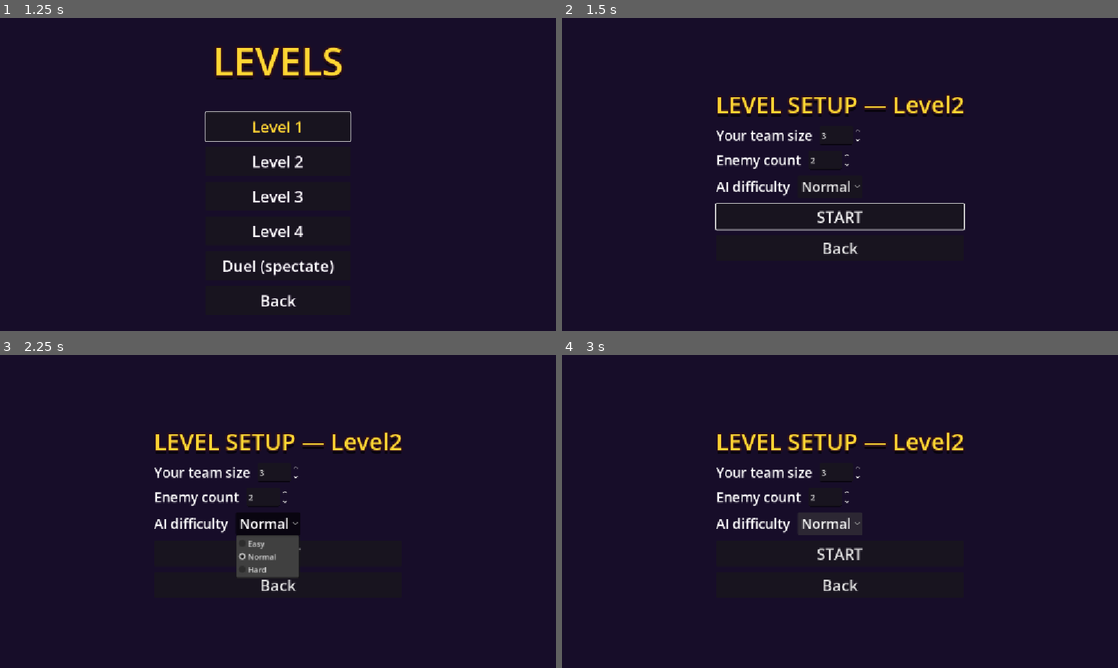
Above: before the commit, frames 1-4 (two rows, left to right).
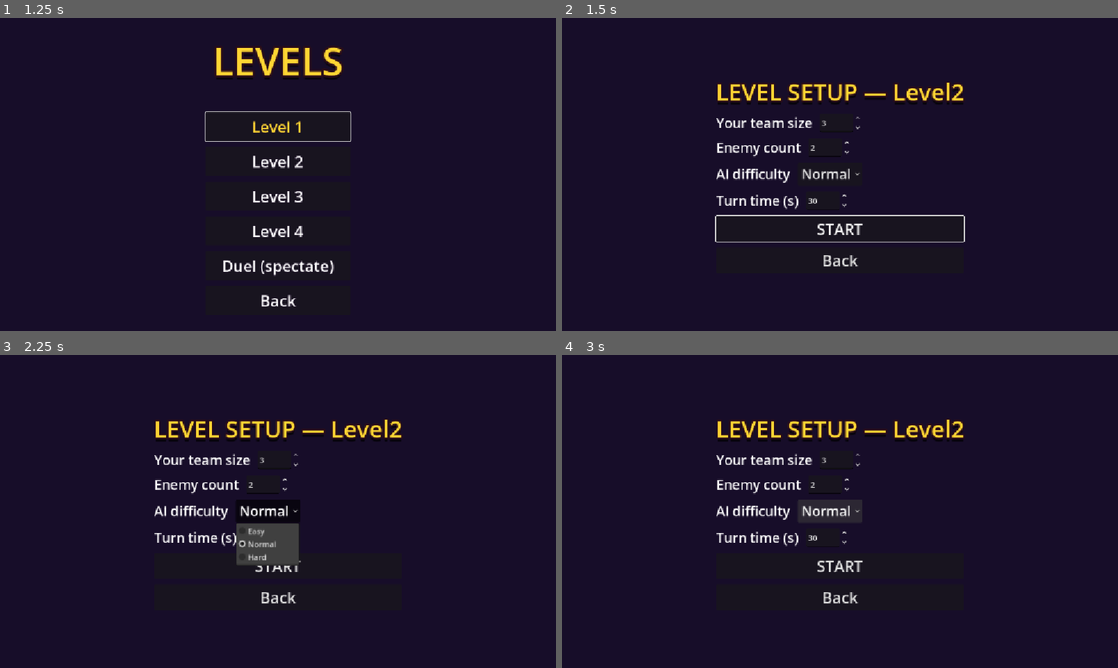
Above: after the commit, the same moments.

Repository: SDVGames-Studio/forms
Game: Godot game, scene res://Main.tscn
Two runs of this game, one before a commit and one after it. Both use one fixed random seed, a clock stepped at 60 frames per second and the inputs below.
Inputs:
- Up to frame 1 (1.25 s): click "New game" at 0.5 s
- Up to frame 2 (1.5 s): click "Level 2" at 1.25 s
- Up to frame 3 (2.25 s): click "Normal" at 2 s
- Up to frame 4 (3 s): click "Normal" at 2.75 s

Frame 1 is identical in both runs. In frame 2, 5.8% of the frame differs, in the area x 27-73%, y 20-80%; in frame 3, 5.6%; in frame 4, 5.4%.

Commit message:
feat(config): make turn time a level parameter (#192)
GameConfig gains a turn_time setting (default 30 s), the level
configuration menu gets a 'Turn time (s)' spin box (5-120, step 5),
and TurnController reads GameConfig.turn_time when a turn starts,
falling back to the built-in default for unset/invalid values.

Diff:
--- a/LevelConfigMenu.gd
+++ b/LevelConfigMenu.gd
@@ -10,6 +10,7 @@
 @onready var _team_size: SpinBox = %TeamSizeSpinBox
 @onready var _enemy_count: SpinBox = %EnemyCountSpinBox
 @onready var _difficulty: OptionButton = %DifficultyOptionButton
+@onready var _turn_time: SpinBox = %TurnTimeSpinBox
 @onready var _start_button: Button = %StartButton
 @onready var _back_button: Button = %BackButton
 
@@ -18,11 +19,13 @@
 	_team_size.value_changed.connect(func(value: float) -> void: GameConfig.team_size = int(value))
 	_enemy_count.value_changed.connect(func(value: float) -> void: GameConfig.enemy_count = int(value))
 	_difficulty.item_selected.connect(func(index: int) -> void: GameConfig.difficulty = index)
+	_turn_time.value_changed.connect(func(value: float) -> void: GameConfig.turn_time = value)
 	_start_button.pressed.connect(_on_start_pressed)
 	_back_button.pressed.connect(_on_back_pressed)
 	_team_size.set_value_no_signal(GameConfig.team_size)
 	_enemy_count.set_value_no_signal(GameConfig.enemy_count)
 	_difficulty.select(GameConfig.difficulty)
+	_turn_time.set_value_no_signal(GameConfig.turn_time)
 	if GameConfig.level_path.is_empty():
 		# Opened directly (e.g. from the editor): fall back to level 1.
 		GameConfig.level_path = "res://Level.tscn"
--- a/LevelConfigMenu.tscn
+++ b/LevelConfigMenu.tscn
@@ -94,6 +94,24 @@
 popup/item_2/text = "Hard"
 popup/item_2/id = 2
 
+[node name="TurnTimeRow" type="HBoxContainer" parent="Menu/Rows"]
+layout_mode = 2
+theme_override_constants/separation = 16
+
+[node name="TurnTimeLabel" type="Label" parent="Menu/Rows/TurnTimeRow"]
+layout_mode = 2
+theme_override_font_sizes/font_size = 28
+text = "Turn time (s)"
+
+[node name="TurnTimeSpinBox" type="SpinBox" parent="Menu/Rows/TurnTimeRow"]
+unique_name_in_owner = true
+layout_mode = 2
+theme_override_font_sizes/font_size = 28
+min_value = 5.0
+max_value = 120.0
+step = 5.0
+value = 30.0
+
 [node name="StartButton" type="Button" parent="Menu/Rows"]
 unique_name_in_owner = true
 layout_mode = 2
--- a/TurnController.gd
+++ b/TurnController.gd
@@ -8,6 +8,8 @@
 ## ends the turn (after a short follow-up delay), as does the timer or the
 ## active character dying. The game runs until only one team is alive.
 
+## Issue #192: default fallback; the configured value lives in
+## GameConfig.turn_time (level configuration menu).
 const TURN_TIME := 30.0
 const AFTER_SHOT_DELAY := 1.5
 const ROLL_STEPS := 10
@@ -361,7 +363,7 @@
 		for member in members:
 			if member.has_method("set_shielded"):
 				member.set_shielded(false)
-	_turn_left = TURN_TIME
+	_turn_left = _turn_duration()
 	# Issue #187: drop the previous turn's active member before picking.
 	# Without this, an enemy NPC left in active_member from the enemy turn
 	# makes the "no member is controlled" fallback below never fire, so a
@@ -424,6 +426,12 @@
 ## Issue #167: the DISPLAYED team color is the scene-authored team_color
 ## of the team's first alive figure; the hard-coded constant is only a
 ## fallback when nobody is alive (or a figure has no team_color).
+## Issue #192: turn time comes from the level configuration (GameConfig);
+## fall back to the built-in default when it is unset or invalid.
+func _turn_duration() -> float:
+	var t: float = GameConfig.turn_time
+	return TURN_TIME if t <= 0.0 else t
+
 func _team_color(team: String) -> Color:
 	for member in _alive("player_team") + _alive("enemy_team"):
 		if team_id_of(member) == team:
--- a/scripts/GameConfig.gd
+++ b/scripts/GameConfig.gd
@@ -18,6 +18,10 @@
 
 ## AI difficulty: 0 = easy, 1 = normal, 2 = hard.
 static var difficulty := 1
+
+## Issue #192: per-turn time limit in seconds, set in the level
+## configuration menu and read by TurnController when a turn starts.
+static var turn_time := 30.0
 
 ## Issue #169: player team customisation, edited in the team menu and
 ## persisted to user://team.cfg.
